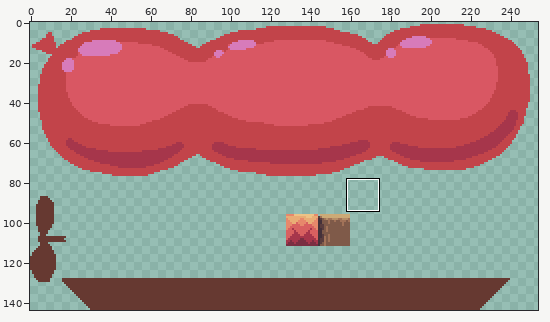
Pixel-art file: gfx/zeppelin.aseprite. Above, an overview of the earlier version with the close-up marked.
Close-up. The starting point:
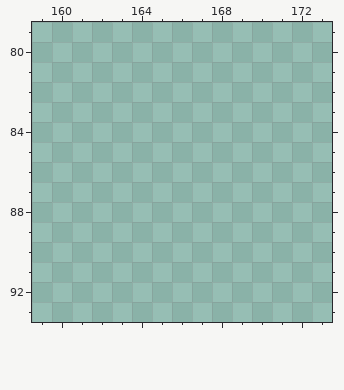
256x144 pixels, 1 frame. Shown: x 159..173, y 79..93. The wide view leaves out empty margins. The commit also changed other parts of the picture, which this record leaves out.
And afterwards:
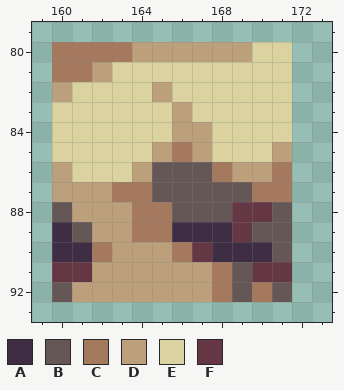
Palette (. is transparent): A #3f2d43  B #655755  C #a5795e  D #bca07c  E #dad29f  F #653745
Change:
Changed rows in their new state; - is an unchanged pixel.
first column x 160:
80 CCCCDDDDDDEE
81 CCDEEEEEEEEE
82 DEEEEDEEEEEE
83 EEEEEEDEEEEE
84 EEEEEEDDEEEE
85 EEEEEDCDEEED
86 DEEEDBBBCDDC
87 DDDCCBBBBBCC
88 BDDDCCBBBFFB
89 ABDDCCAAAFBB
90 AACDDDCFAAAB
91 FFDDDDDDCBFF
92 BDDDDDDDCBCB
